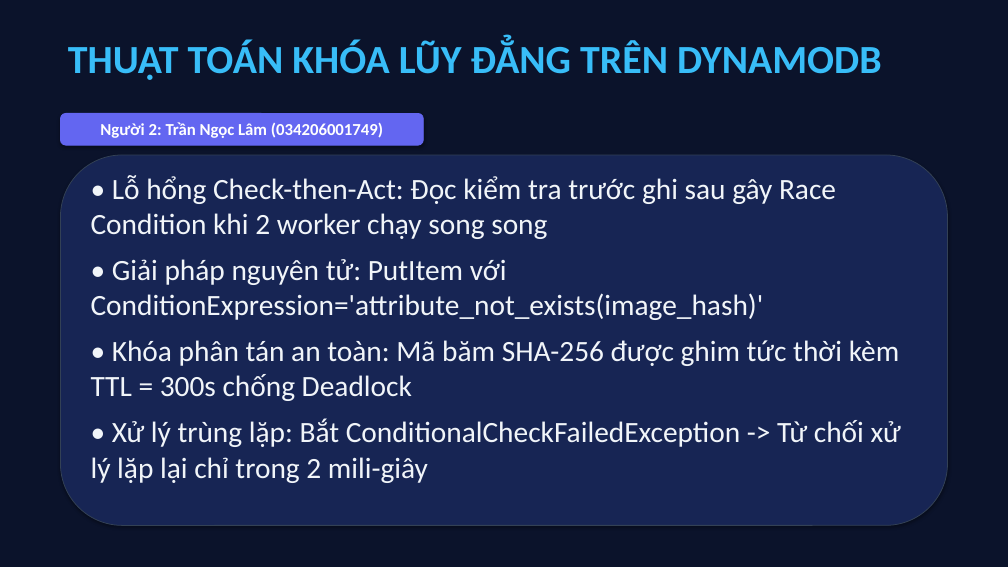
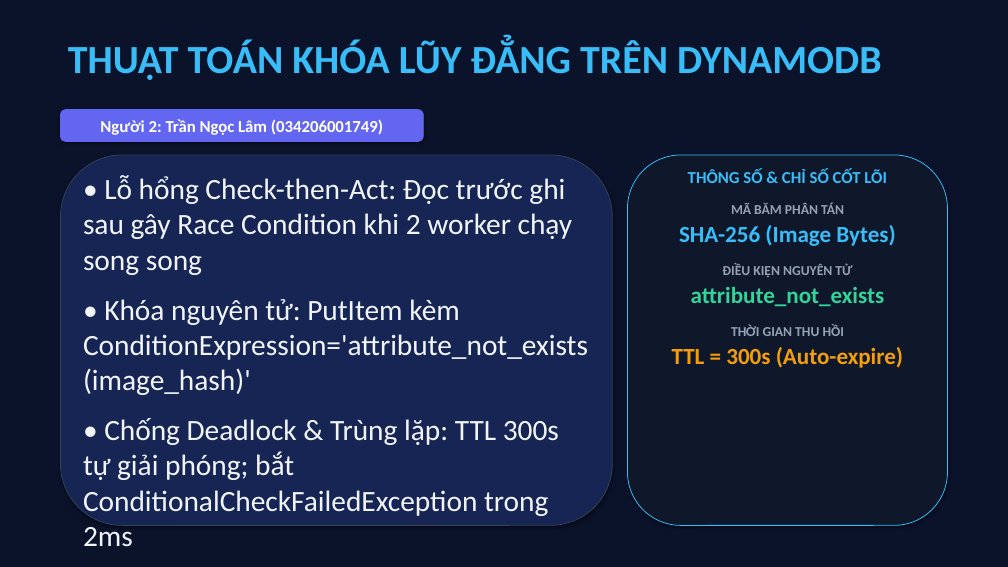
Before and after one commit to datdanghoccode/DTDM_XuLyAnh_Serverless, a slide deck: slide 7 of docs/DTDM_ThuyetTrinh_DeTai9.pptx. Drawn at 1008x567 pixels with LibreOffice and Linux fonts; fonts in the diff are those of the drawing. Boxes give left, top, right and bottom in pixels: in the first picture for what was removed or moved away, otherwise in the second. Text is boxed around its words. In the diff, an @@ line names an element or a change of style, - is before the commit and + after.

```diff
--- a/docs/DTDM_ThuyetTrinh_DeTai9.pptx
+++ b/docs/DTDM_ThuyetTrinh_DeTai9.pptx
@@ rounded rectangle "Người 2: Trần Ngọc Lâm ...": place and size @@
-rounded rectangle "Người 2: Trần Ngọc Lâm ..." at box(60, 113, 423, 145)
+rounded rectangle "Người 2: Trần Ngọc Lâm ..." at box(60, 110, 423, 141)
@@ rounded rectangle: place and size @@
-rounded rectangle at box(60, 155, 948, 526)
+rounded rectangle at box(60, 155, 613, 526)
@@ text at box(83, 175, 588, 518): text changed @@
-• Lỗ hổng Check-then-Act: Đọc kiểm tra trước ghi sau gây Race Condition khi 2 worker chạy song song
-• Giải pháp nguyên tử: PutItem với ConditionExpression='attribute_not_exists(image_hash)'
-• Khóa phân tán an toàn: Mã băm SHA-256 được ghim tức thời kèm TTL = 300s chống Deadlock
-• Xử lý trùng lặp: Bắt ConditionalCheckFailedException -> Từ chối xử lý lặp lại chỉ trong 2 mili-giây
+• Lỗ hổng Check-then-Act: Đọc trước ghi sau gây Race Condition khi 2 worker chạy song song
+• Khóa nguyên tử: PutItem kèm ConditionExpression='attribute_not_exists(image_hash)'
+• Chống Deadlock & Trùng lặp: TTL 300s tự giải phóng; bắt ConditionalCheckFailedException trong 2ms
@@ rounded rectangle added at box(628, 155, 948, 526), fill #0F172A, outline #38BDF8 0.75 pt @@
@@ text added at box(672, 169, 903, 368), 22 pt, text #94A3B8, bold @@
+THÔNG SỐ & CHỈ SỐ CỐT LÕI
+MÃ BĂM PHÂN TÁN
+SHA-256 (Image Bytes)
+ĐIỀU KIỆN NGUYÊN TỬ
+attribute_not_exists
+THỜI GIAN THU HỒI
+TTL = 300s (Auto-expire)
```
Also in this commit, not shown: 11 other slides changed.
